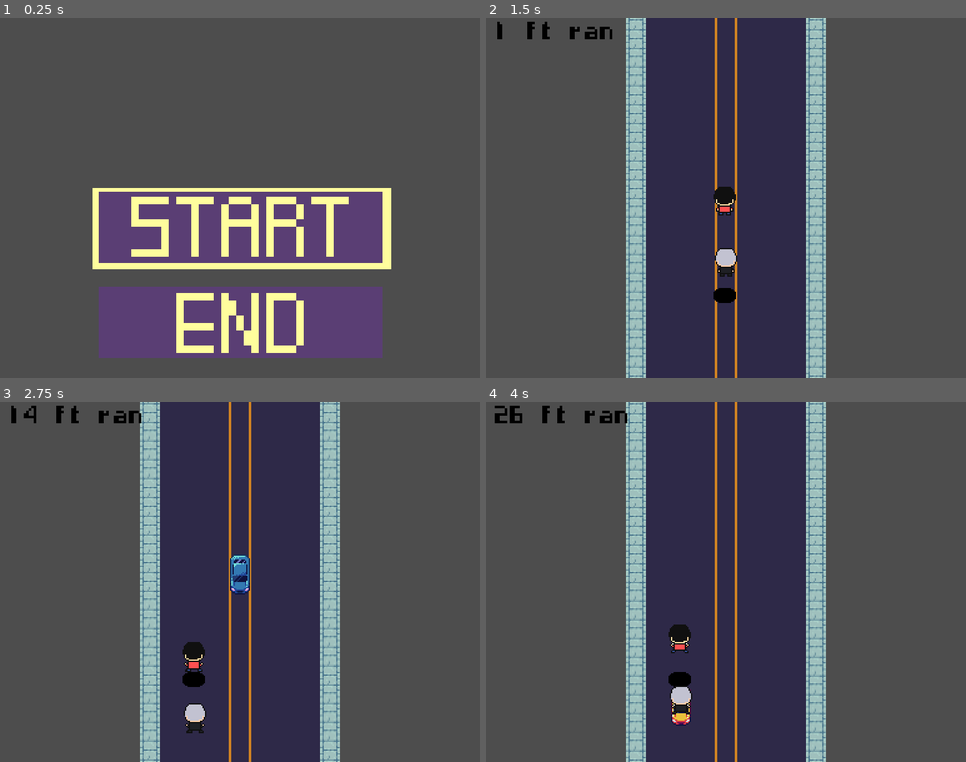
Above: before the commit, frames 1-4 (two rows, left to right).
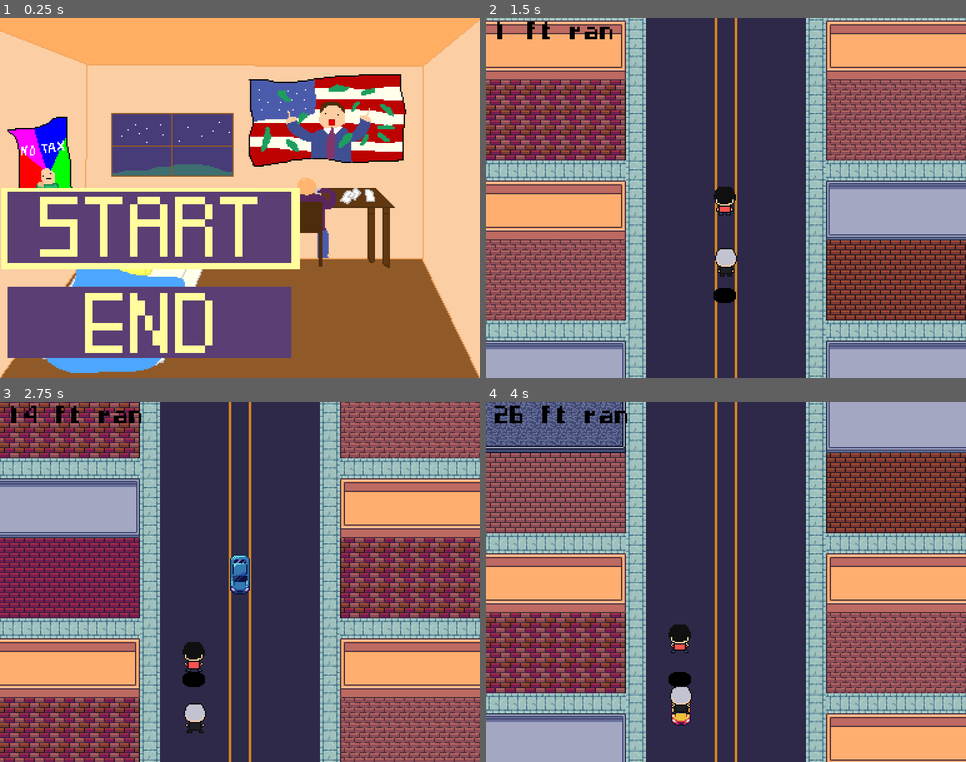
Above: after the commit, the same moments.

Repository: KaylaPuig/Hackabull-2023
Game: Godot game, scene res://Menu.tscn
The game is run twice, just before and just after one commit, with the same random seed, the same clock (stepped at 60 frames per second) and the same inputs.
Inputs:
- Up to frame 1 (0.25 s): no input
- Up to frame 2 (1.5 s): tap Enter (ui_accept) at 0.5, 1.35 s; hold Enter (ui_accept) 0.53-1.28 s; hold Right (ui_right) from 0.53 s (still down)
- Up to frame 3 (2.75 s): tap Enter (ui_accept) at 1.52, 1.82 s; release Right (ui_right) at 2.03 s; hold Left (ui_left) from 2.03 s (still down); hold Enter (ui_accept) from 2.03 s (still down)
- Up to frame 4 (4 s): release Left (ui_left) at 2.78 s; release Enter (ui_accept) at 2.78 s; hold Right (ui_right) from 2.78 s (still down); tap Enter (ui_accept) at 2.85, 3.02, 3.32 s; hold Enter (ui_accept) from 3.53 s (still down)

The runs differ from the first frame. In frame 1, 88% of the frame differs, in the area x 0-100%, y 0-100%; in frame 2, 58%; in frame 3, 58%; in frame 4, 58%.

Commit message:
Almost finished with the game

Diff:
--- /dev/null
+++ b/Building.gd
@@ -0,0 +1,14 @@
+extends AnimatedSprite2D
+
+var moving = true
+var start_time
+var pos_offset = 0.0
+
+const ANIMS = ["building1", "building2", "building3", "building4", "building5"]
+const SPEED = 150
+
+func pick_random_building():
+	building(randi() % 5)
+
+func building(ind):
+	play(ANIMS[ind % 5])
--- a/Building.tscn
+++ b/Building.tscn
@@ -1,37 +1,70 @@
-[gd_scene load_steps=4 format=3 uid="uid://b5mylqamrg73s"]
+[gd_scene load_steps=13 format=3 uid="uid://b5mylqamrg73s"]
 
-[ext_resource type="Texture2D" uid="uid://cgxv4876b5od" path="res://assets/building1.png" id="1_wcslq"]
+[ext_resource type="Texture2D" uid="uid://b3mpvau0fdydt" path="res://assets/building 1 with sidwalk.png" id="1_a4q8e"]
+[ext_resource type="Texture2D" uid="uid://d1p2m5jk30jou" path="res://assets/building 2 with sidewalk.png" id="2_qmu1h"]
+[ext_resource type="Script" path="res://Building.gd" id="3_7ebwf"]
+[ext_resource type="Texture2D" uid="uid://cflgken0p8p5g" path="res://assets/building 3 with sidewalk.png" id="3_pcxu6"]
+[ext_resource type="Texture2D" uid="uid://2asyiyjej4oe" path="res://assets/building 4 with sidewalk.png" id="4_lahcy"]
+[ext_resource type="Texture2D" uid="uid://j0qisqqflt61" path="res://assets/building5 with sidewalk.png" id="5_y1t5i"]
 
-[sub_resource type="AtlasTexture" id="AtlasTexture_4tvre"]
-atlas = ExtResource("1_wcslq")
+[sub_resource type="AtlasTexture" id="AtlasTexture_hmb0h"]
+atlas = ExtResource("1_a4q8e")
+region = Rect2(0, 0, 128, 128)
+
+[sub_resource type="AtlasTexture" id="AtlasTexture_bsq7t"]
+atlas = ExtResource("2_qmu1h")
+region = Rect2(0, 0, 128, 128)
+
+[sub_resource type="AtlasTexture" id="AtlasTexture_4vj7l"]
+atlas = ExtResource("3_pcxu6")
+region = Rect2(0, 0, 128, 128)
+
+[sub_resource type="AtlasTexture" id="AtlasTexture_an4gs"]
+atlas = ExtResource("4_lahcy")
+region = Rect2(0, 0, 128, 128)
+
+[sub_resource type="AtlasTexture" id="AtlasTexture_n40mn"]
+atlas = ExtResource("5_y1t5i")
 region = Rect2(0, 0, 128, 128)
 
 [sub_resource type="SpriteFrames" id="SpriteFrames_k4e8n"]
 animations = [{
 "frames": [{
 "duration": 1.0,
-"texture": SubResource("AtlasTexture_4tvre")
+"texture": SubResource("AtlasTexture_hmb0h")
 }],
 "loop": true,
 "name": &"building1",
 "speed": 5.0
 }, {
-"frames": [],
+"frames": [{
+"duration": 1.0,
+"texture": SubResource("AtlasTexture_bsq7t")
+}],
 "loop": true,
 "name": &"building2",
 "speed": 5.0
 }, {
-"frames": [],
+"frames": [{
+"duration": 1.0,
+"texture": SubResource("AtlasTexture_4vj7l")
+}],
 "loop": true,
 "name": &"building3",
 "speed": 5.0
 }, {
-"frames": [],
+"frames": [{
+"duration": 1.0,
+"texture": SubResource("AtlasTexture_an4gs")
+}],
 "loop": true,
 "name": &"building4",
 "speed": 5.0
 }, {
-"frames": [],
+"frames": [{
+"duration": 1.0,
+"texture": SubResource("AtlasTexture_n40mn")
+}],
 "loop": true,
 "name": &"building5",
 "speed": 5.0
@@ -39,4 +72,5 @@
 
 [node name="Building" type="AnimatedSprite2D"]
 sprite_frames = SubResource("SpriteFrames_k4e8n")
-animation = &"building1"
+animation = &"building4"
+script = ExtResource("3_7ebwf")
--- /dev/null
+++ b/DeathString.gd
@@ -0,0 +1,35 @@
+extends Node2D
+
+const PREFIX = "You survived for "
+const SUFFIX = " feet!"
+
+var feet = 0
+
+# Called when the node enters the scene tree for the first time.
+func _ready():
+	pass
+
+func make_string(feet):
+	var feet_str = str(feet)
+	for i in range(PREFIX.length()):
+		var letter = load("res://Letter.tscn").instantiate()
+		letter.show_character(PREFIX.substr(i, 1))
+		letter.position.x = 12 * i
+		add_child(letter)
+	for i in range(feet_str.length()):
+		var letter = load("res://Letter.tscn").instantiate()
+		letter.show_character(feet_str.substr(i, 1))
+		letter.position.x = 12 * i
+		letter.position.y = 18
+		add_child(letter)
+	var offset = feet_str.length()
+	for i in range(SUFFIX.length()):
+		var letter = load("res://Letter.tscn").instantiate()
+		letter.show_character(SUFFIX.substr(i, 1))
+		letter.position.x = 12 * offset + 12 * i
+		letter.position.y = 18
+		add_child(letter)
+
+# Called every frame. 'delta' is the elapsed time since the previous frame.
+func _process(delta):
+	pass
--- /dev/null
+++ b/FunnyQuote.gd
@@ -0,0 +1,26 @@
+extends Node2D
+
+const funny_quotes = [
+	"Boom! Felony!",
+	"You can evade taxes, but you can't  evade me!",
+	"Hackabull 2023 Exclusive",
+	"Knightro would not be proud...",
+	"With great income comes great       incentive to lie."
+]
+
+# Called when the node enters the scene tree for the first time.
+func _ready():
+	pass
+
+func make_string():
+	var quote = funny_quotes[randi() % funny_quotes.size()]
+	for i in range(quote.length()):
+		var letter = load("res://Letter.tscn").instantiate()
+		letter.show_character(quote.substr(i, 1))
+		letter.position.x = 12 * (i % 36)
+		letter.position.y = 18 * (i / 36)
+		add_child(letter)
+
+# Called every frame. 'delta' is the elapsed time since the previous frame.
+func _process(delta):
+	pass
--- a/Game OVer.gd
+++ b/Game OVer.gd
@@ -1,14 +1,21 @@
 extends Node2D
 
+# You managed to evade the authorities for x feet!
+
+var feet = 0
 var selection = 0
 var count_for_ui = false
 var can_do_input = false
 var elapsed = 0.0
 var elapsed_for_ui = 0.0
 
+func set_feet(ft):
+	feet = ft
+
 # Called when the node enters the scene tree for the first time.
 func _ready():
-	pass
+	$UI/DeathString.make_string(feet)
+	$UI/FunnyQuote.make_string()
 
 
 # Called every frame. 'delta' is the elapsed time since the previous frame.
--- a/Game OVer.tscn
+++ b/Game OVer.tscn
@@ -1,9 +1,11 @@
-[gd_scene load_steps=8 format=3 uid="uid://c2hl4kjhb3xuk"]
+[gd_scene load_steps=10 format=3 uid="uid://c2hl4kjhb3xuk"]
 
 [ext_resource type="Script" path="res://Game OVer.gd" id="1_8js66"]
 [ext_resource type="Texture2D" uid="uid://brv7nk1uhsnhc" path="res://assets/1040.png" id="2_feqyo"]
 [ext_resource type="Texture2D" uid="uid://day403uqw18p5" path="res://assets/end UI down.png" id="3_11etu"]
 [ext_resource type="Texture2D" uid="uid://bpsbtufw2boge" path="res://assets/end UI.png" id="3_axr81"]
+[ext_resource type="Script" path="res://DeathString.gd" id="5_5q4na"]
+[ext_resource type="Script" path="res://FunnyQuote.gd" id="6_4b056"]
 
 [sub_resource type="AtlasTexture" id="AtlasTexture_lgrwv"]
 atlas = ExtResource("3_11etu")
@@ -44,3 +46,13 @@
 sprite_frames = SubResource("SpriteFrames_kd6tw")
 animation = &"down"
 autoplay = "up"
+
+[node name="DeathString" type="Node2D" parent="UI"]
+position = Vector2(-16, 0)
+scale = Vector2(0.5, 0.5)
+script = ExtResource("5_5q4na")
+
+[node name="FunnyQuote" type="Node2D" parent="UI"]
+position = Vector2(-103, -45)
+scale = Vector2(0.5, 0.5)
+script = ExtResource("6_4b056")
--- a/Infinite Road.gd
+++ b/Infinite Road.gd
@@ -1,11 +1,56 @@
 extends Node2D
 
+const BUILDING_DIST = 128.0
+
+var building_offset = 0.0
+var left_buildings = []
+var right_buildings = []
+
+func stop_building_moving():
+	for b in left_buildings:
+		b.stop_moving()
+	for b in right_buildings:
+		b.stop_moving()
+
+func new_building():
+	var child = load("res://Building.tscn").instantiate()
+	child.pick_random_building()
+	return child
+
+func dequeue_buildings():
+	remove_child(left_buildings.pop_front())
+	remove_child(right_buildings.pop_front())
 
 # Called when the node enters the scene tree for the first time.
 func _ready():
-	pass # Replace with function body.
-
+	for i in range(4):
+		var l_child = new_building()
+		var r_child = new_building()
+		left_buildings.append(l_child)
+		right_buildings.append(r_child)
+		add_child(l_child)
+		add_child(r_child)
 
 # Called every frame. 'delta' is the elapsed time since the previous frame.
 func _process(delta):
-	pass
+	building_offset += 150.0 * delta
+	if building_offset > 128.0:
+		building_offset -= 128.0
+		dequeue_buildings()
+		var l_child = new_building()
+		var r_child = new_building()
+		left_buildings.append(l_child)
+		right_buildings.append(r_child)
+		add_child(l_child)
+		add_child(r_child)
+
+	var i = 0
+	for b in left_buildings:
+		b.position.x = -144
+		b.position.y = building_offset + 160 - BUILDING_DIST * i
+		i += 1
+	i = 0
+	for b in right_buildings:
+		b.position.x = 144
+		b.position.y = building_offset + 160 - BUILDING_DIST * i
+		i += 1
--- a/Menu.tscn
+++ b/Menu.tscn
@@ -1,17 +1,46 @@
-[gd_scene load_steps=4 format=3 uid="uid://ci07qvtei1ucv"]
+[gd_scene load_steps=8 format=3 uid="uid://ci07qvtei1ucv"]
 
 [ext_resource type="Script" path="res://Menu.gd" id="1_waj8h"]
 [ext_resource type="Texture2D" uid="uid://eggllgv7aock" path="res://assets/buttons.png" id="2_63qt5"]
+[ext_resource type="Texture2D" uid="uid://bepcigp64hr24" path="res://assets/cutscene-16frames.png" id="2_b56m2"]
 [ext_resource type="Texture2D" uid="uid://c8x3oagi5dkrw" path="res://assets/button_selector.png" id="3_nrnxy"]
+
+[sub_resource type="AtlasTexture" id="AtlasTexture_6inaw"]
+atlas = ExtResource("2_b56m2")
+region = Rect2(0, 0, 384, 288)
+
+[sub_resource type="AtlasTexture" id="AtlasTexture_wif8n"]
+atlas = ExtResource("2_b56m2")
+region = Rect2(384, 0, 384, 288)
+
+[sub_resource type="SpriteFrames" id="SpriteFrames_a1kl0"]
+animations = [{
+"frames": [{
+"duration": 1.0,
+"texture": SubResource("AtlasTexture_6inaw")
+}, {
+"duration": 1.0,
+"texture": SubResource("AtlasTexture_wif8n")
+}],
+"loop": true,
+"name": &"default",
+"speed": 1.5
+}]
 
 [node name="Menu" type="Node2D"]
 script = ExtResource("1_waj8h")
 
+[node name="CutsceneStart" type="AnimatedSprite2D" parent="."]
+sprite_frames = SubResource("SpriteFrames_a1kl0")
+autoplay = "default"
+centered = false
+
 [node name="Selector" type="Sprite2D" parent="."]
-position = Vector2(193.064, 168)
+position = Vector2(120, 168)
 scale = Vector2(0.922, 1)
 texture = ExtResource("3_nrnxy")
 
 [node name="Buttons" type="Sprite2D" parent="."]
+position = Vector2(-73, 2.08165e-12)
 texture = ExtResource("2_63qt5")
 centered = false
--- a/Run.gd
+++ b/Run.gd
@@ -25,7 +25,9 @@
 		else:
 			fbi_guy_catch_elapsed += delta
 			if fbi_guy_catch_elapsed >= 0.5:
-				get_tree().change_scene_to_file("res://Game OVer.tscn")
+				var game_over = load("res://Game OVer.tscn").instantiate()
+				game_over.set_feet(get_feet_traveled())
+				get_tree().change_scene_to_packed(game_over)
 		return
 	elapsed += delta
 	$"Infinite Road/Sidewalk".position.y = fmod((150 * elapsed), 15)
